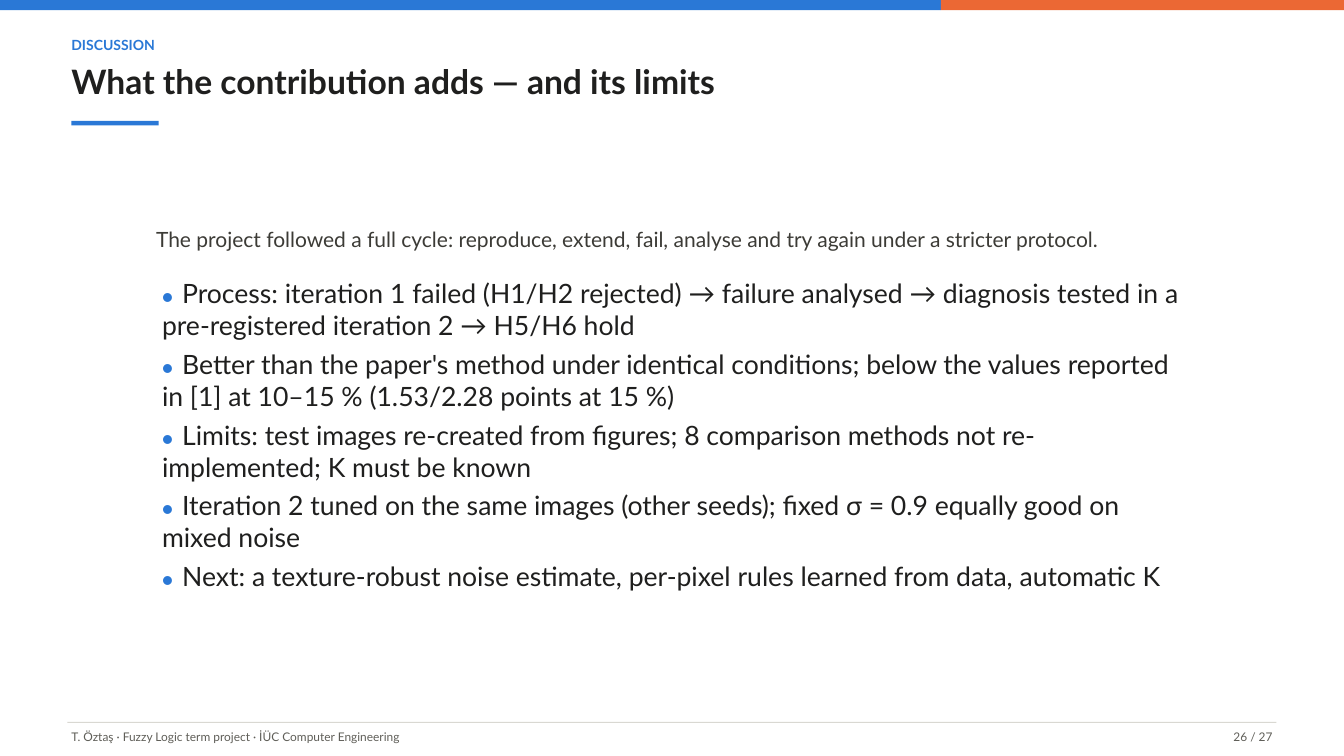
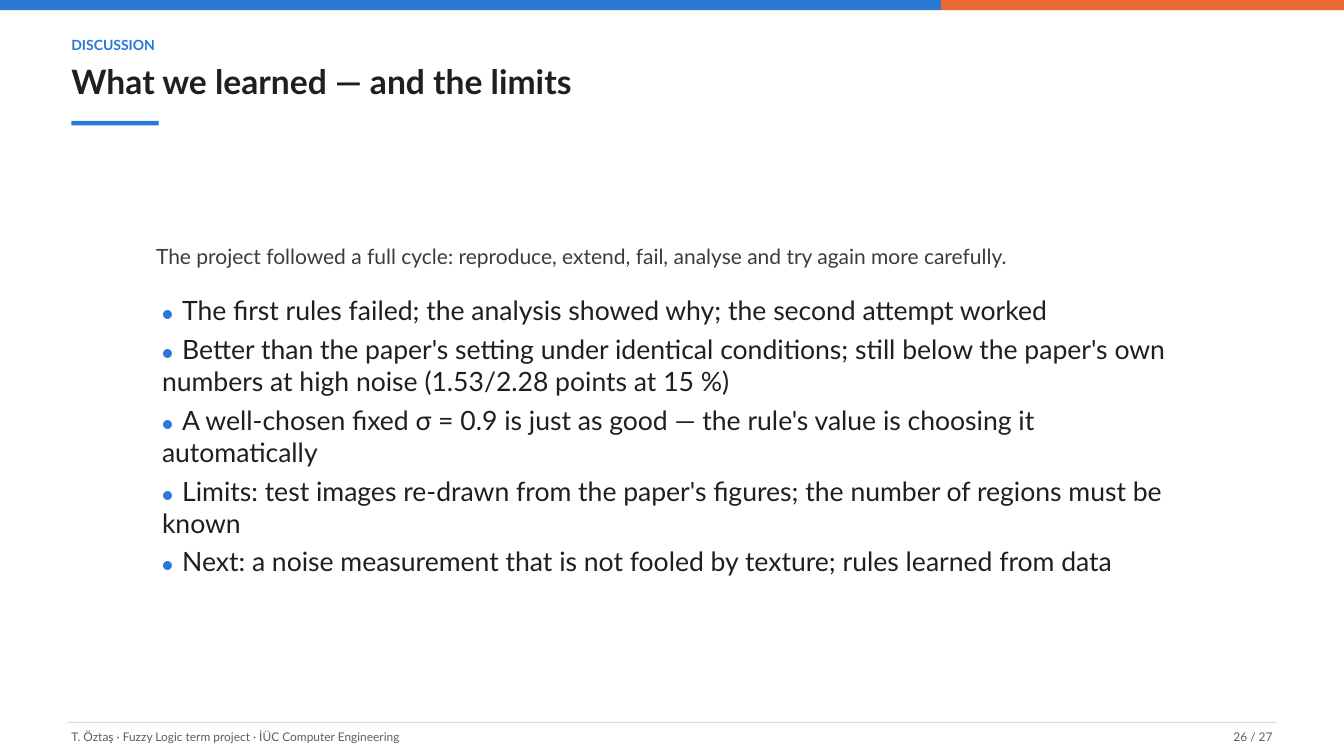
Before and after one commit to tarikoztas/fuzzy-logic-project, a slide deck: slide 26 of presentation/presentation.pptx. Drawn at 1344x756 pixels with LibreOffice and Linux fonts; fonts in the diff are those of the drawing. Boxes give left, top, right and bottom in pixels: in the first picture for what was removed or moved away, otherwise in the second. Text is boxed around its words. In the diff, an @@ line names an element or a change of style, - is before the commit and + after.

```diff
--- a/presentation/presentation.pptx
+++ b/presentation/presentation.pptx
@@ text at <box>71,69,572,95</box>: text changed @@
-What the contribution adds — and its limits
+What we learned — and the limits
@@ text at <box>156,248,1007,268</box>: text changed @@
-The project followed a full cycle: reproduce, extend, fail, analyse and try again under a stricter protocol.
+The project followed a full cycle: reproduce, extend, fail, analyse and try again more carefully.
@@ text at <box>162,300,1166,576</box>: text changed @@
-● Process: iteration 1 failed (H1/H2 rejected) → failure analysed → diagnosis tested in a pre-registered iteration 2 → H5/H6 hold
-● Better than the paper's method under identical conditions; below the values reported in [1] at 10–15 % (1.53/2.28 points at 15 %)
-● Limits: test images re-created from figures; 8 comparison methods not re-implemented; K must be known
-● Iteration 2 tuned on the same images (other seeds); fixed σ = 0.9 equally good on mixed noise
-● Next: a texture-robust noise estimate, per-pixel rules learned from data, automatic K
+● The first rules failed; the analysis showed why; the second attempt worked
+● Better than the paper's setting under identical conditions; still below the paper's own numbers at high noise (1.53/2.28 points at 15 %)
+● A well-chosen fixed σ = 0.9 is just as good — the rule's value is choosing it automatically
+● Limits: test images re-drawn from the paper's figures; the number of regions must be known
+● Next: a noise measurement that is not fooled by texture; rules learned from data
```
Also in this commit, not shown: 21 other slides changed, 13 other files.
